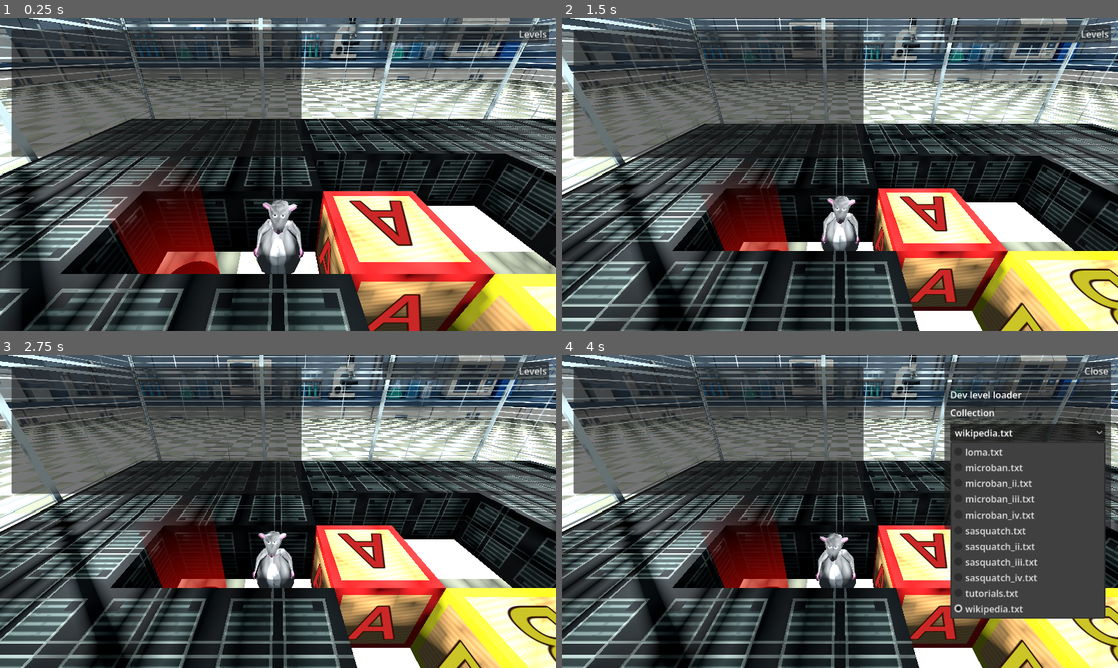
Above: before the commit, frames 1-4 (two rows, left to right).
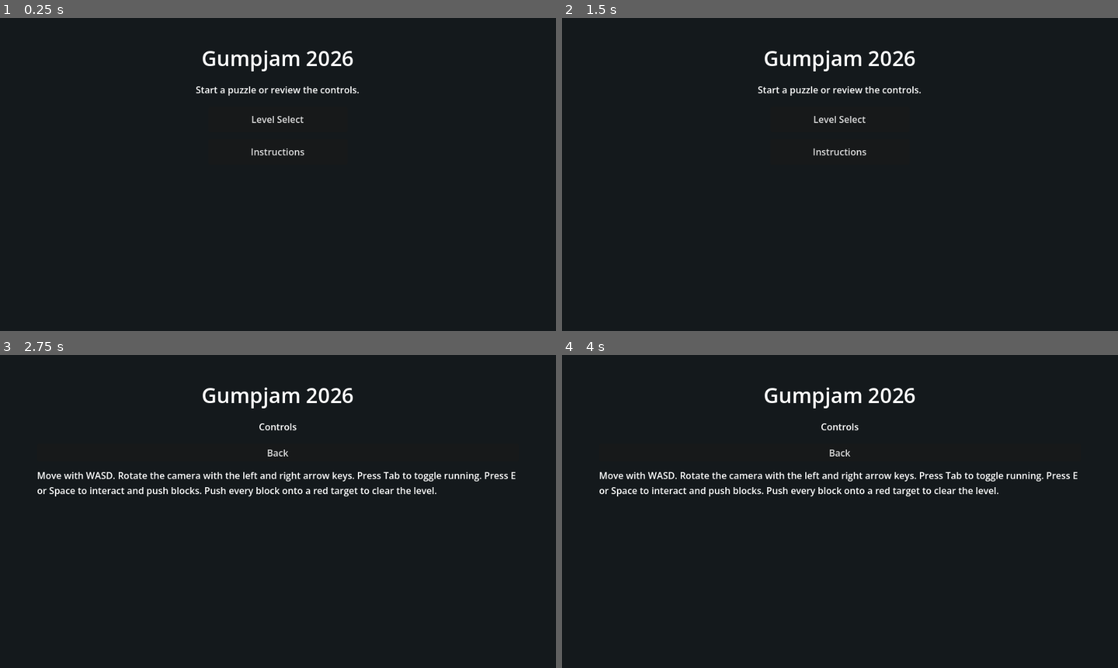
Above: after the commit, the same moments.

Repository: carsonthorne/gumpjam-2026
Game: Godot game, scene res://scenes/start_menu.tscn
Same seed, same stepped clock (60 frames per second), same inputs: the game is played once before the commit and once after it. Before the commit the project starts from res://scenes/main.tscn.
Inputs (mouse positions are in pixels of both pictures, inside the frame that each line leads up to):
- Up to frame 1 (0.25 s): no input
- Up to frame 2 (1.5 s): click (840, 118) at 0.5 s, where only the run after the commit has a clickable "Level Select"; click (612, 99) at 1.25 s, where only the run after the commit has a clickable "Back"
- Up to frame 3 (2.75 s): click (278, 489) at 2 s, where only the run after the commit has a clickable "Instructions"
- Up to frame 4 (4 s): click (1029, 370) at 2.75 s, where only the run before the commit has a clickable "Levels"; click (1029, 433) at 3.5 s, where only the run before the commit has a clickable "wikipedia.txt"

The runs differ from the first frame. In frame 1, 71% of the frame differs, in the area x 0-100%, y 0-100%; in frame 2, 73%; in frame 3, 74%; in frame 4, 77%.

Commit message:
added placeholder start menu

Diff:
--- a/project.godot
+++ b/project.godot
@@ -11,12 +11,13 @@
 [application]
 
 config/name="gumpjam-2026"
-run/main_scene="uid://bij88pp71affd"
+run/main_scene="res://scenes/start_menu.tscn"
 config/features=PackedStringArray("4.7", "GL Compatibility")
 
 [autoload]
 
 Log="*uid://bci704i15v2c3"
+LevelSelection="*res://scripts/level_selection.gd"
 
 [display]
 
@@ -72,6 +73,11 @@
 "events": [Object(InputEventKey,"resource_local_to_scene":false,"resource_name":"","device":-1,"window_id":0,"alt_press …(195 unchanged characters)…
 ]
 }
+run_hold={
+"deadzone": 0.2,
+"events": [Object(InputEventKey,"resource_local_to_scene":false,"resource_name":"","device":-1,"window_id":0,"alt_pressed":false,"shift_pressed":false,"ctrl_pressed":false,"meta_pressed":false,"pressed":false,"keycode":0,"physical_keycode":4194325,"key_label":0,"unicode":0,"location":0,"echo":false,"script":null)
+]
+}
 
 [physics]
 
--- a/scenes/main.tscn
+++ b/scenes/main.tscn
@@ -14,6 +14,7 @@
 [ext_resource type="Texture2D" uid="uid://dod6itsmrlppv" path="res://assets/backdrops/lab_wall_door.png" id="11_door"]
 [ext_resource type="Script" uid="uid://damt8jh4jgd66" path="res://addons/sokoban_layout/level_layout.gd" id="11_muem4"]
 [ext_resource type="Script" uid="uid://1c4kvhg13fwq" path="res://scripts/dev_level_menu.gd" id="12_dev_menu"]
+[ext_resource type="Script" path="res://scripts/main.gd" id="13_main"]
 
 [sub_resource type="Environment" id="Environment_lab"]
 background_mode = 1
@@ -77,6 +78,7 @@
 size = Vector3(60, 2, 60)
 
 [node name="Main" type="Node" unique_id=834489795]
+script = ExtResource("13_main")
 
 [node name="WorldEnvironment" type="WorldEnvironment" parent="." unique_id=2125649121]
 environment = SubResource("Environment_lab")
--- /dev/null
+++ b/scenes/start_menu.tscn
@@ -0,0 +1,112 @@
+[gd_scene load_steps=2 format=3]
+
+[ext_resource type="Script" path="res://scripts/start_menu.gd" id="1_start_menu"]
+
+[node name="StartMenu" type="Control"]
+layout_mode = 3
+anchors_preset = 15
+anchor_right = 1.0
+anchor_bottom = 1.0
+grow_horizontal = 2
+grow_vertical = 2
+script = ExtResource("1_start_menu")
+
+[node name="Background" type="ColorRect" parent="."]
+layout_mode = 1
+anchors_preset = 15
+anchor_right = 1.0
+anchor_bottom = 1.0
+grow_horizontal = 2
+grow_vertical = 2
+color = Color(0.08, 0.1, 0.11, 1)
+
+[node name="Shell" type="MarginContainer" parent="."]
+layout_mode = 1
+anchors_preset = 15
+anchor_right = 1.0
+anchor_bottom = 1.0
+grow_horizontal = 2
+grow_vertical = 2
+theme_override_constants/margin_left = 64
+theme_override_constants/margin_top = 44
+theme_override_constants/margin_right = 64
+theme_override_constants/margin_bottom = 44
+
+[node name="Content" type="VBoxContainer" parent="Shell"]
+layout_mode = 2
+theme_override_constants/separation = 18
+
+[node name="TitleLabel" type="Label" parent="Shell/Content"]
+layout_mode = 2
+theme_override_font_sizes/font_size = 36
+text = "Gumpjam 2026"
+horizontal_alignment = 1
+
+[node name="DetailLabel" type="Label" parent="Shell/Content"]
+layout_mode = 2
+text = "Start a puzzle or review the controls."
+horizontal_alignment = 1
+autowrap_mode = 2
+
+[node name="MainPanel" type="VBoxContainer" parent="Shell/Content"]
+layout_mode = 2
+size_flags_horizontal = 4
+theme_override_constants/separation = 12
+
+[node name="LevelSelectButton" type="Button" parent="Shell/Content/MainPanel"]
+custom_minimum_size = Vector2(240, 44)
+layout_mode = 2
+text = "Level Select"
+
+[node name="InstructionsButton" type="Button" parent="Shell/Content/MainPanel"]
+custom_minimum_size = Vector2(240, 44)
+layout_mode = 2
+text = "Instructions"
+
+[node name="LevelSelectPanel" type="VBoxContainer" parent="Shell/Content"]
+visible = false
+layout_mode = 2
+size_flags_vertical = 3
+theme_override_constants/separation = 10
+
+[node name="TopBar" type="HBoxContainer" parent="Shell/Content/LevelSelectPanel"]
+layout_mode = 2
+theme_override_constants/separation = 10
+
+[node name="BackButton" type="Button" parent="Shell/Content/LevelSelectPanel/TopBar"]
+layout_mode = 2
+text = "Back"
+
+[node name="CollectionSelect" type="OptionButton" parent="Shell/Content/LevelSelectPanel/TopBar"]
+layout_mode = 2
+size_flags_horizontal = 3
+
+[node name="LevelScroll" type="ScrollContainer" parent="Shell/Content/LevelSelectPanel"]
+custom_minimum_size = Vector2(0, 300)
+layout_mode = 2
+size_flags_vertical = 3
+
+[node name="LevelGrid" type="GridContainer" parent="Shell/Content/LevelSelectPanel/LevelScroll"]
+layout_mode = 2
+size_flags_horizontal = 3
+columns = 8
+
+[node name="GoButton" type="Button" parent="Shell/Content/LevelSelectPanel"]
+custom_minimum_size = Vector2(0, 44)
+layout_mode = 2
+disabled = true
+text = "Go"
+
+[node name="InstructionsPanel" type="VBoxContainer" parent="Shell/Content"]
+visible = false
+layout_mode = 2
+theme_override_constants/separation = 12
+
+[node name="BackButton" type="Button" parent="Shell/Content/InstructionsPanel"]
+layout_mode = 2
+text = "Back"
+
+[node name="InstructionsText" type="Label" parent="Shell/Content/InstructionsPanel"]
+layout_mode = 2
+text = "Move with WASD. Rotate the camera with the left and right arrow keys. Press Tab to toggle running. Press E or Space to interact and push blocks. Push every block onto a red target to clear the level."
+autowrap_mode = 2
--- /dev/null
+++ b/scripts/level_selection.gd
@@ -0,0 +1,10 @@
+extends Node
+
+var collection := "res://levels/wikipedia.txt"
+var level_number := 1
+var has_selection := false
+
+func choose(next_collection: String, next_level_number: int) -> void:
+	collection = next_collection
+	level_number = next_level_number
+	has_selection = true
--- /dev/null
+++ b/scripts/main.gd
@@ -0,0 +1,39 @@
+extends Node
+
+const Reader = preload("res://addons/sokoban_layout/map_reader.gd")
+const Builder = preload("res://addons/sokoban_layout/layout_builder.gd")
+
+@onready var level_layout: Node3D = $LevelLayout
+@onready var player: CharacterBody3D = $Player
+@onready var level_goal: Node = $LevelGoal
+
+func _ready() -> void:
+	if LevelSelection.has_selection:
+		var dev_level_menu := get_node_or_null("DevLevelMenu") as CanvasLayer
+		if dev_level_menu != null:
+			dev_level_menu.visible = false
+		load_level(LevelSelection.collection, LevelSelection.level_number)
+
+func load_level(collection: String, level_number: int) -> void:
+	var map := Reader.read_level(collection, level_number)
+	if map.has("error"):
+		push_error(map.error)
+		return
+
+	var previous := level_layout.get_node_or_null("Generated")
+	if previous != null:
+		level_layout.remove_child(previous)
+		previous.queue_free()
+
+	var generated := Builder.build(map)
+	level_layout.add_child(generated)
+	level_layout.set("collection", collection)
+	level_layout.set("level_number", level_number)
+
+	player.global_position = level_layout.to_global(Builder.cell_position(map.player, map))
+	player.velocity = Vector3.ZERO
+	if player.has_method("set_push_ready"):
+		player.set_push_ready(false)
+
+	if level_goal.has_method("refresh_targets"):
+		level_goal.refresh_targets()
--- a/scripts/player.gd
+++ b/scripts/player.gd
@@ -48,7 +48,7 @@
 		is_run_toggled = not is_run_toggled
 
 func wants_to_run() -> bool:
-	return is_run_toggled
+	return is_run_toggled or Input.is_action_pressed("run_hold")
 
 func is_push_ready_active(source: Node = null) -> bool:
 	_clear_invalid_push_sources()
--- /dev/null
+++ b/scripts/start_menu.gd
@@ -0,0 +1,141 @@
+extends Control
+
+const MAIN_SCENE := "res://scenes/main.tscn"
+const COLLECTIONS_DIRECTORY := "res://levels"
+
+@onready var collection_select: OptionButton = $Shell/Content/LevelSelectPanel/TopBar/CollectionSelect
+@onready var level_grid: GridContainer = $Shell/Content/LevelSelectPanel/LevelScroll/LevelGrid
+@onready var go_button: Button = $Shell/Content/LevelSelectPanel/GoButton
+@onready var detail_label: Label = $Shell/Content/DetailLabel
+@onready var main_panel: Control = $Shell/Content/MainPanel
+@onready var level_panel: Control = $Shell/Content/LevelSelectPanel
+@onready var instructions_panel: Control = $Shell/Content/InstructionsPanel
+@onready var level_select_button: Button = $Shell/Content/MainPanel/LevelSelectButton
+@onready var instructions_button: Button = $Shell/Content/MainPanel/InstructionsButton
+@onready var level_back_button: Button = $Shell/Content/LevelSelectPanel/TopBar/BackButton
+@onready var instructions_back_button: Button = $Shell/Content/InstructionsPanel/BackButton
+
+var selected_collection := ""
+var selected_level := 0
+var selected_level_button: Button = null
+
+func _ready() -> void:
+	Input.set_mouse_mode(Input.MOUSE_MODE_VISIBLE)
+	level_select_button.pressed.connect(_show_level_select)
+	instructions_button.pressed.connect(_show_instructions)
+	level_back_button.pressed.connect(_show_main)
+	instructions_back_button.pressed.connect(_show_main)
+	collection_select.item_selected.connect(_on_collection_selected)
+	go_button.pressed.connect(_go_to_selected_level)
+	_load_collections()
+	_show_main()
+
+func _load_collections() -> void:
+	collection_select.clear()
+	var collections := _collections()
+	for collection in collections:
+		collection_select.add_item(collection.get_file())
+		collection_select.set_item_metadata(collection_select.get_item_count() - 1, collection)
+
+	if collection_select.get_item_count() > 0:
+		collection_select.select(0)
+		_on_collection_selected(0)
+
+func _collections() -> Array[String]:
+	var result: Array[String] = []
+	var dir := DirAccess.open(COLLECTIONS_DIRECTORY)
+	if dir == null:
+		return result
+
+	dir.list_dir_begin()
+	var file_name := dir.get_next()
+	while not file_name.is_empty():
+		if not dir.current_is_dir() and file_name.get_extension().to_lower() in ["txt", "sok"]:
+			result.append(COLLECTIONS_DIRECTORY.path_join(file_name))
+		file_name = dir.get_next()
+	dir.list_dir_end()
+	result.sort()
+	return result
+
+func _on_collection_selected(index: int) -> void:
+	selected_collection = collection_select.get_item_metadata(index)
+	selected_level = 0
+	selected_level_button = null
+	go_button.disabled = true
+	_rebuild_level_buttons()
+
+func _rebuild_level_buttons() -> void:
+	for child in level_grid.get_children():
+		level_grid.remove_child(child)
+		child.free()
+
+	var level_count := _count_levels(selected_collection)
+	for level_number in range(1, level_count + 1):
+		var button := Button.new()
+		button.text = str(level_number)
+		button.toggle_mode = true
+		button.custom_minimum_size = Vector2(56, 38)
+		button.pressed.connect(_select_level.bind(level_number, button))
+		level_grid.add_child(button)
+
+	detail_label.text = "%s: %d levels" % [selected_collection.get_file(), level_count]
+
+func _select_level(level_number: int, button: Button) -> void:
+	if selected_level_button != null and selected_level_button != button:
+		selected_level_button.button_pressed = false
+
+	selected_level = level_number
+	selected_level_button = button
+	selected_level_button.button_pressed = true
+	go_button.disabled = false
+	detail_label.text = "%s level %d selected" % [selected_collection.get_file(), selected_level]
+
+func _count_levels(path: String) -> int:
+	if not FileAccess.file_exists(path):
+		return 0
+
+	var file := FileAccess.open(path, FileAccess.READ)
+	if file == null:
+		return 0
+
+	var count := 0
+	var has_rows := false
+	for line in file.get_as_text().replace("\r", "").split("\n"):
+		if line.begins_with(";"):
+			continue
+		if line.strip_edges().is_empty():
+			if has_rows:
+				count += 1
+				has_rows = false
+		else:
+			has_rows = true
+
+	if has_rows:
+		count += 1
+	return count
+
+func _go_to_selected_level() -> void:
+	if selected_collection.is_empty() or selected_level < 1:
+		return
+
+	LevelSelection.choose(selected_collection, selected_level)
+	get_tree().change_scene_to_file(MAIN_SCENE)
+
+func _show_main() -> void:
+	main_panel.visible = true
+	level_panel.visible = false
+	instructions_panel.visible = false
+	detail_label.text = "Start a puzzle or review the controls."
+
+func _show_level_select() -> void:
+	main_panel.visible = false
+	level_panel.visible = true
+	instructions_panel.visible = false
+	if not selected_collection.is_empty():
+		detail_label.text = "%s: %d levels" % [selected_collection.get_file(), _count_levels(selected_collection)]
+
+func _show_instructions() -> void:
+	main_panel.visible = false
+	level_panel.visible = false
+	instructions_panel.visible = true
+	detail_label.text = "Controls"
Not shown, added: scripts/level_selection.gd.uid
Not shown, added: scripts/main.gd.uid
Not shown, added: scripts/start_menu.gd.uid
